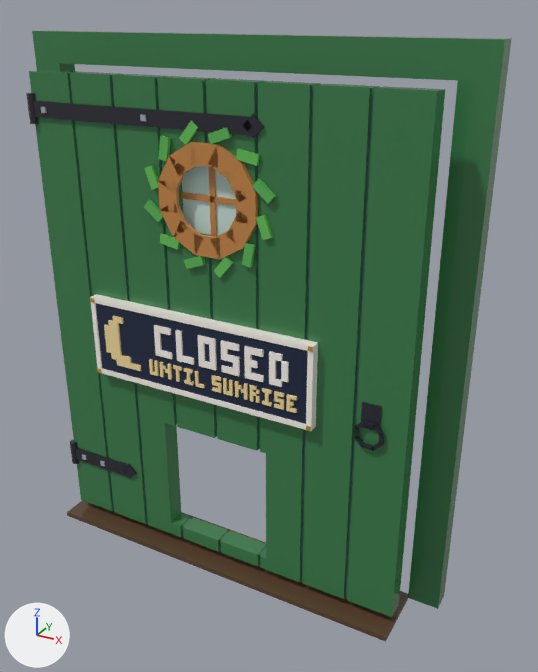
Renders of the glTF model assets/cat-cafe/exports/CatCafe_Door_GardenGate_Back.glb from each side of a commit.
The view is the same before and after, from a camera (50 mm lens) standing at (5.39, -8.28, 8.25) and looking at (0.58, 0.45, 3.89). Arrows for +X, +Y and +Z are at lower left; the lights stay in place. The picture after the commit comes second.

Objects in the first picture: 'CatCafe_Door_GardenGate_Back', 'CatCafe_Door_GardenGate_Back_Leaf', 'CatCafe_Door_GardenGate_Back_Leaf_Glass', 'CatCafe_Door_GardenGate_Back_Sign', 'CatCafe_Door_GardenGate_Back_Sign_Bulb'.
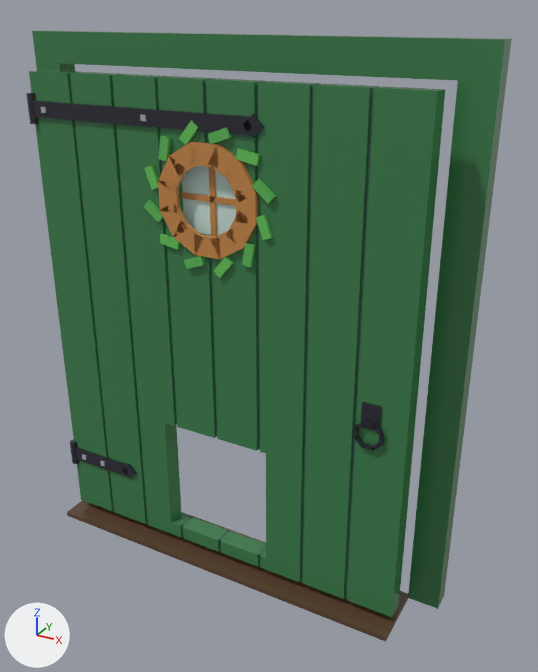
What differs and where, as boxes (x1, y1, x2, y2) in the pictures (538 x 672 px):
'CatCafe_Door_GardenGate_Back_Sign', deleted: before (90, 294, 318, 431)
'CatCafe_Door_GardenGate_Back_Sign_Bulb', deleted: before (104, 316, 297, 413)

The change, as a list of edits to the scene's bpy script:
```text
Remove ob_catcafe_door_gardengate_back_sign:
    ob_catcafe_door_gardengate_back_sign = bpy.data.objects.new('CatCafe_Door_GardenGate_Back_Sign', me_catcafe_door_gardengate_back_sign)
    ob_catcafe_door_gardengate_back_sign.location = (-2.88, -0.22, 0.0)
Remove ob_catcafe_door_gardengate_back_sign_bulb:
    ob_catcafe_door_gardengate_back_sign_bulb = bpy.data.objects.new('CatCafe_Door_GardenGate_Back_Sign_Bulb', me_catcafe_door_gardengate_back_sign_bulb)
    ob_catcafe_door_gardengate_back_sign_bulb.location = (-2.88, -0.22, 0.0)
```
